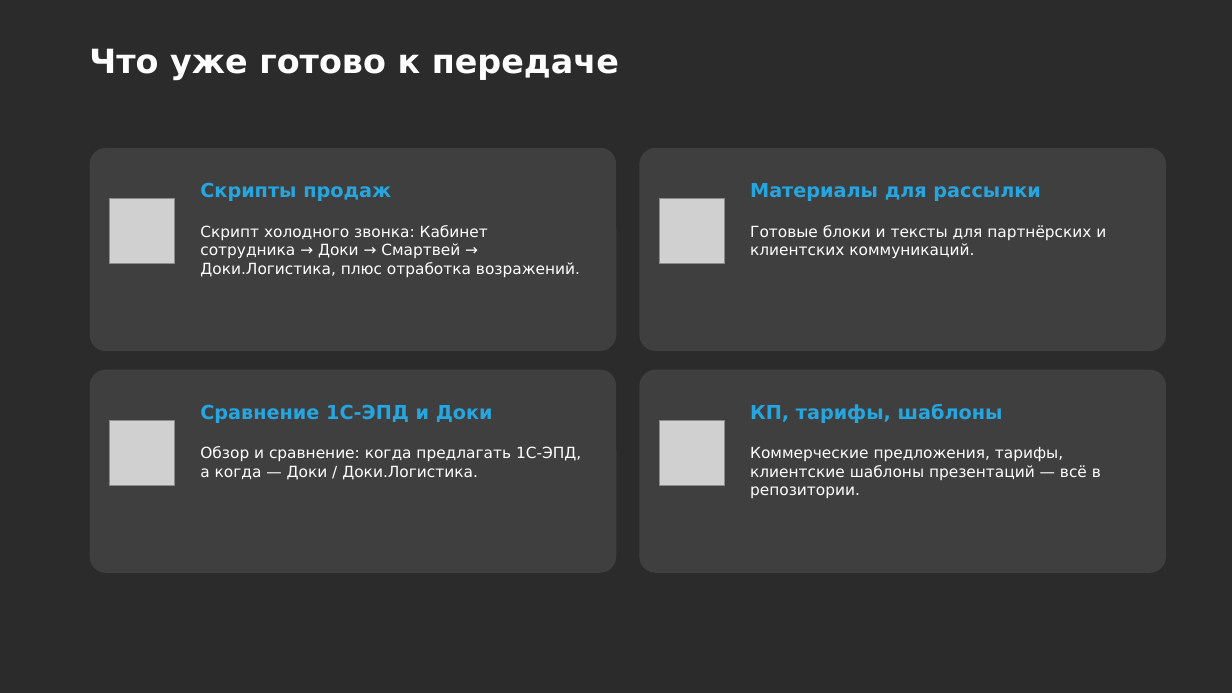
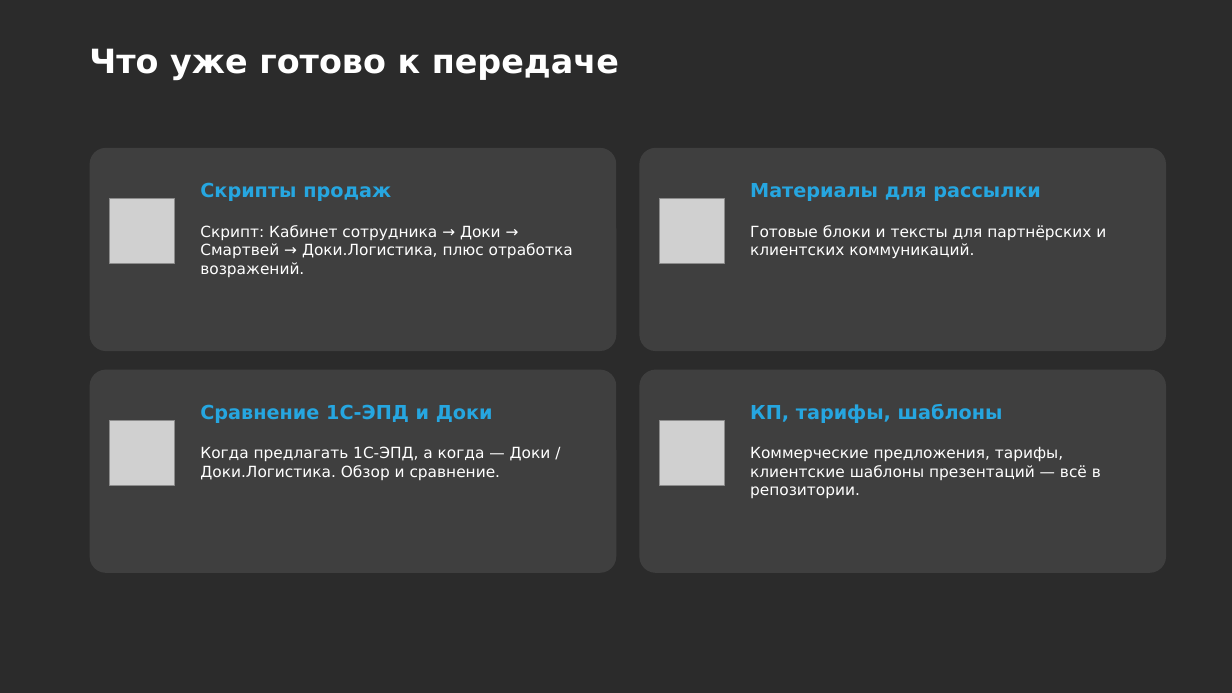
Before and after one commit to daaanilNikonov/for-lisa, a slide deck: slide 8 of presentation/Доки_Аналитика_защита_и_тиражирование.pptx (slide 7 before the commit). Drawn at 1232x693 pixels with LibreOffice and Linux fonts; fonts in the diff are those of the drawing; grey boxes stand for pictures; background and template pictures are left out; a plain dark background stands for a picture behind light text. Boxes give left, top, right and bottom in pixels: in the first picture for what was removed or moved away, otherwise in the second. Text is boxed around its words. In the diff, an @@ line names an element or a change of style, - is before the commit and + after.

```diff
--- a/presentation/Доки_Аналитика_защита_и_тиражирование.pptx
+++ b/presentation/Доки_Аналитика_защита_и_тиражирование.pptx
@@ text at box(200, 225, 573, 277): text changed @@
-Скрипт холодного звонка: Кабинет сотрудника → Доки → Смартвей → Доки.Логистика, плюс отработка возражений.
+Скрипт: Кабинет сотрудника → Доки → Смартвей → Доки.Логистика, плюс отработка возражений.
@@ text at box(200, 446, 551, 480): text changed @@
-Обзор и сравнение: когда предлагать 1С-ЭПД, а когда — Доки / Доки.Логистика.
+Когда предлагать 1С-ЭПД, а когда — Доки / Доки.Логистика. Обзор и сравнение.
```
Also in this commit, not shown: 8 other slides changed, 2 slides added, 1 other file.
